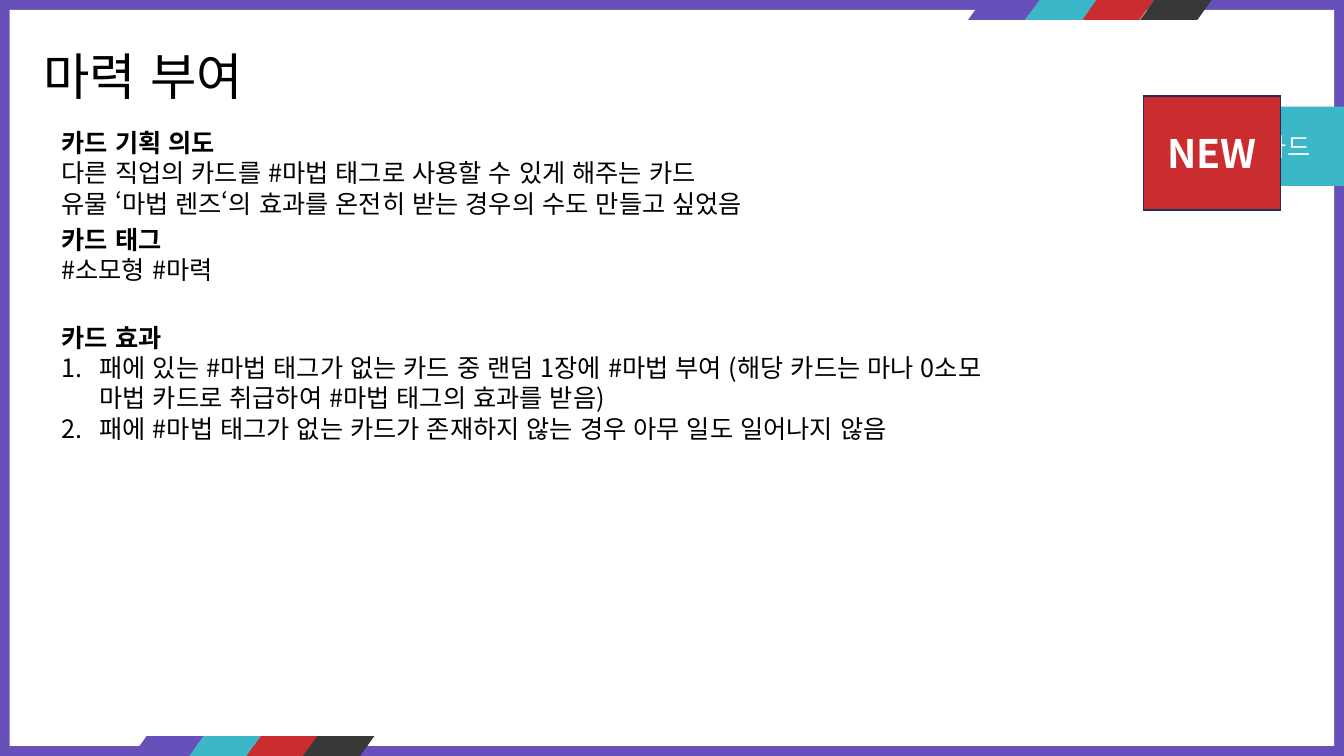
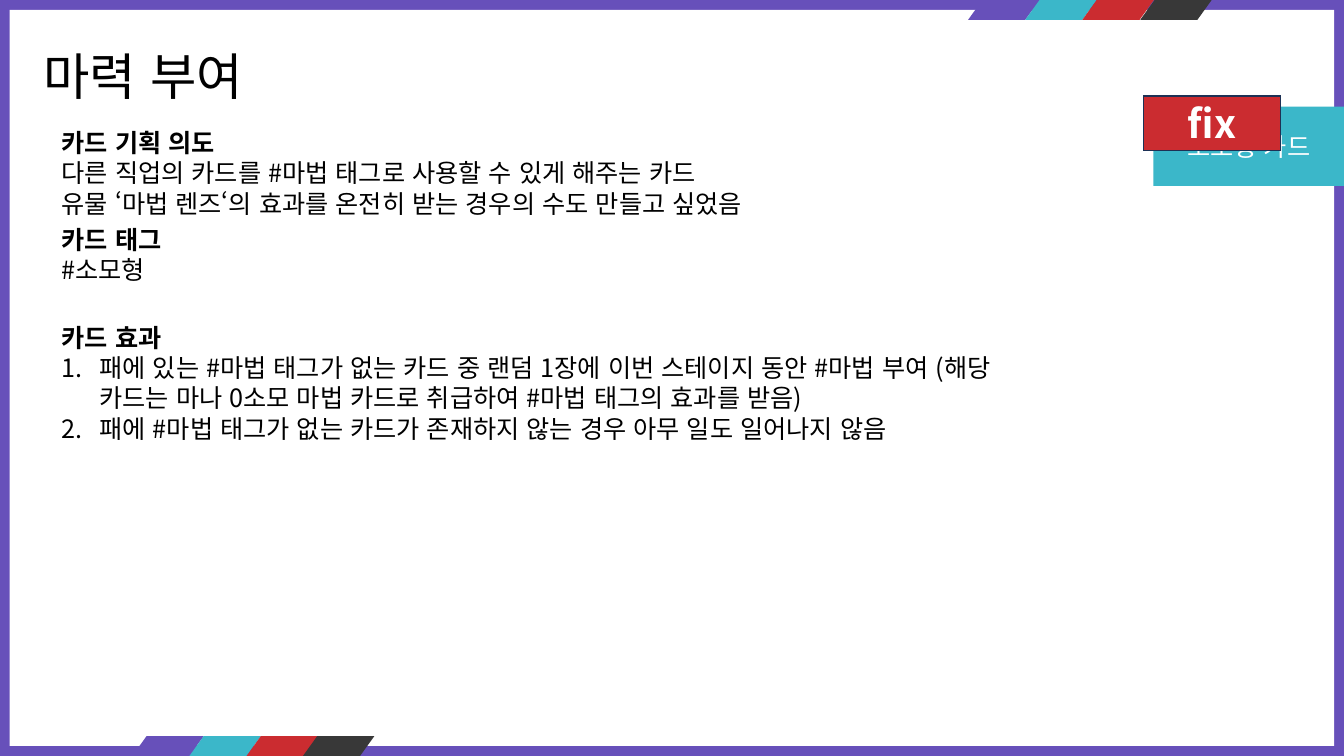
Before and after one commit to kauthor/FluffyDisdog, a slide deck: slide 28 of Plan/기획서/마법사.pptx. Drawn at 1344x756 pixels with LibreOffice and Linux fonts; fonts in the diff are those of the drawing. Boxes give left, top, right and bottom in pixels: in the first picture for what was removed or moved away, otherwise in the second. Text is boxed around its words. In the diff, an @@ line names an element or a change of style, - is before the commit and + after.

```diff
--- a/Plan/기획서/마법사.pptx
+++ b/Plan/기획서/마법사.pptx
@@ rectangle removed at [1144,96,1280,210] @@
-NEW
@@ rectangle added at [1144,96,1280,150], fill #CB2C30, outline #1E3256 1 pt, 28 pt, text #FFFFFF, bold @@
+fix
@@ rectangle "소모형 카드": place and size @@
-rectangle "소모형 카드" at [1187,130,1310,162]
+rectangle "소모형 카드" at [1153,107,1344,187]
@@ text at [62,258,146,281]: text changed @@
-#소모형 #마력
+#소모형
@@ text at [99,356,991,412]: text changed @@
-1. 패에 있는 #마법 태그가 없는 카드 중 랜덤 1장에 #마법 부여 (해당 카드는 마나 0소모 마법 카드로 취급하여 #마법 태그의 효과를 받음)
+1. 패에 있는 #마법 태그가 없는 카드 중 랜덤 1장에 이번 스테이지 동안 #마법 부여 (해당 카드는 마나 0소모 마법 카드로 취급하여 #마법 태그의 효과를 받음)
```
Also in this commit, not shown: 36 other slides changed.
